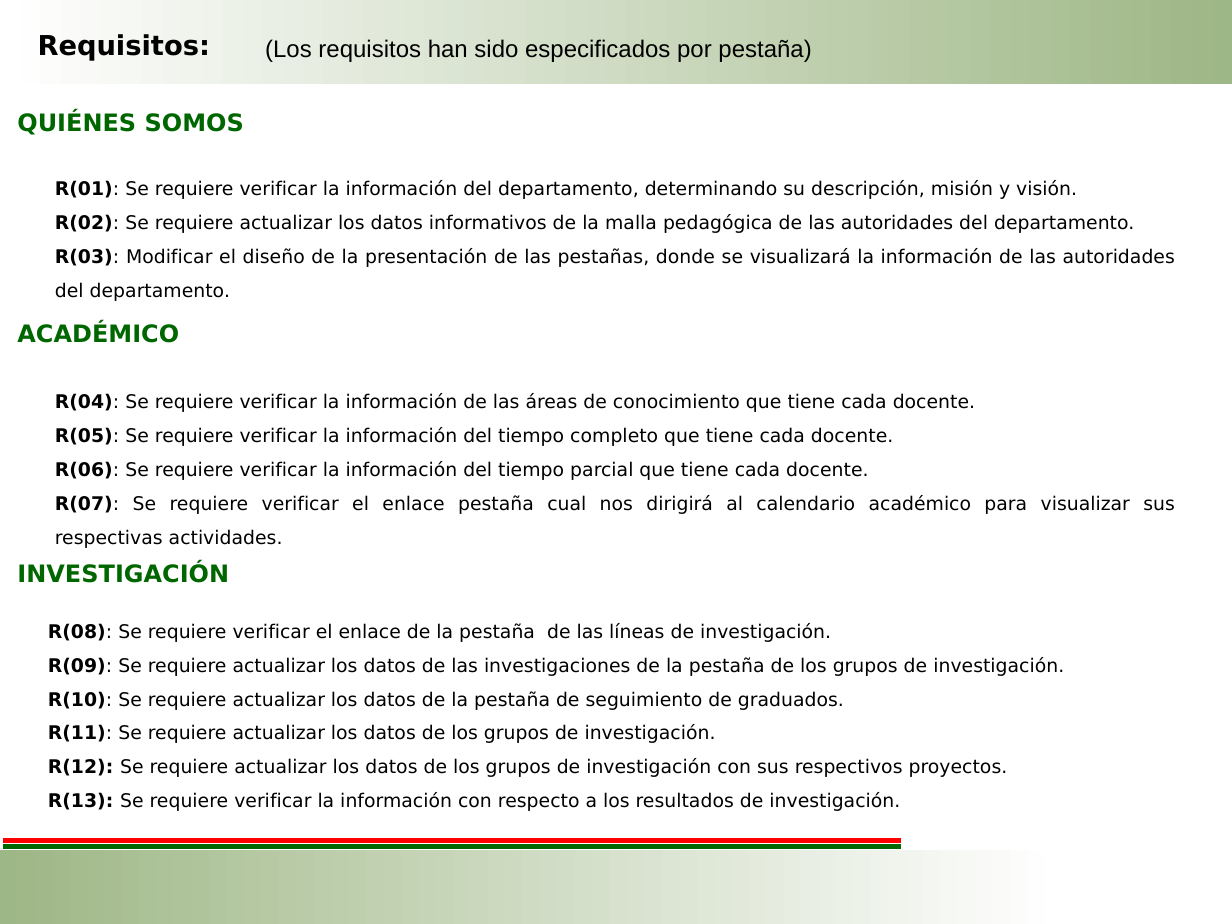
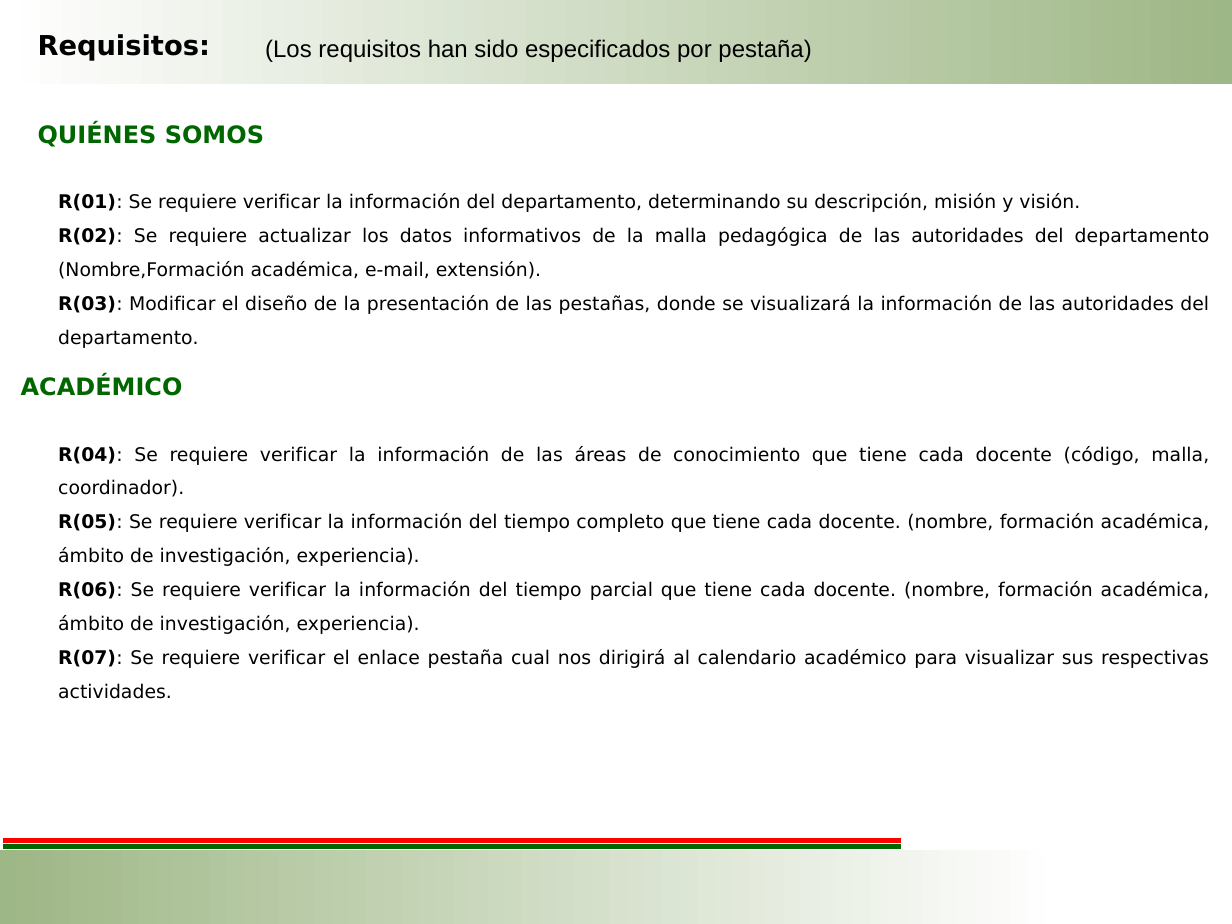
Before and after one commit to kings952/Grupo-MET-de-Software, a slide deck: slide 4 of ProyectoWeb/7. Presentación.pptx. Drawn at 1232x924 pixels with LibreOffice and Linux fonts; fonts in the diff are those of the drawing; background and template pictures are left out. Boxes give left, top, right and bottom in pixels: in the first picture for what was removed or moved away, otherwise in the second. Text is boxed around its words. In the diff, an @@ line names an element or a change of style, - is before the commit and + after.

```diff
--- a/ProyectoWeb/7. Presentación.pptx
+++ b/ProyectoWeb/7. Presentación.pptx
@@ text "QUIÉNES SOMOS": place and size @@
-text "QUIÉNES SOMOS" at (17, 113, 244, 135)
+text "QUIÉNES SOMOS" at (38, 125, 264, 147)
@@ text "R(01): Se requiere verificar la ...": place and size @@
-text "R(01): Se requiere verificar la ..." at (55, 180, 1175, 301)
+text "R(01): Se requiere verificar la ..." at (58, 193, 1210, 348)
@@ text at (58, 227, 1210, 279): text changed @@
-R(02): Se requiere actualizar los datos informativos de la malla pedagógica de las autoridades del departamento.
+R(02): Se requiere actualizar los datos informativos de la malla pedagógica de las autoridades del departamento (Nombre,Formación académica, e-mail, extensión).
@@ text "ACADÉMICO": place and size @@
-text "ACADÉMICO" at (17, 324, 179, 343)
+text "ACADÉMICO" at (21, 375, 183, 396)
@@ text "R(04): Se requiere verificar la ...": place and size @@
-text "R(04): Se requiere verificar la ..." at (55, 393, 1175, 548)
+text "R(04): Se requiere verificar la ..." at (58, 446, 1210, 699)
@@ text at (58, 446, 1210, 634): text changed @@
-R(04): Se requiere verificar la información de las áreas de conocimiento que tiene cada docente.
-R(05): Se requiere verificar la información del tiempo completo que tiene cada docente.
-R(06): Se requiere verificar la información del tiempo parcial que tiene cada docente.
+R(04): Se requiere verificar la información de las áreas de conocimiento que tiene cada docente (código, malla, coordinador).
+R(05): Se requiere verificar la información del tiempo completo que tiene cada docente. (nombre, formación académica, ámbito de investigación, experiencia).
+R(06): Se requiere verificar la información del tiempo parcial que tiene cada docente. (nombre, formación académica, ámbito de investigación, experiencia).
@@ text removed at (17, 562, 229, 583) @@
-INVESTIGACIÓN
@@ text removed at (48, 623, 1064, 811) @@
-R(08): Se requiere verificar el enlace de la pestaña de las líneas de investigación.
-R(09): Se requiere actualizar los datos de las investigaciones de la pestaña de los grupos de investigación.
-R(10): Se requiere actualizar los datos de la pestaña de seguimiento de graduados.
-R(11): Se requiere actualizar los datos de los grupos de investigación.
-R(12): Se requiere actualizar los datos de los grupos de investigación con sus respectivos proyectos.
-R(13): Se requiere verificar la información con respecto a los resultados de investigación.
```
Also in this commit, not shown: 1 other slide changed, 1 slide added.
